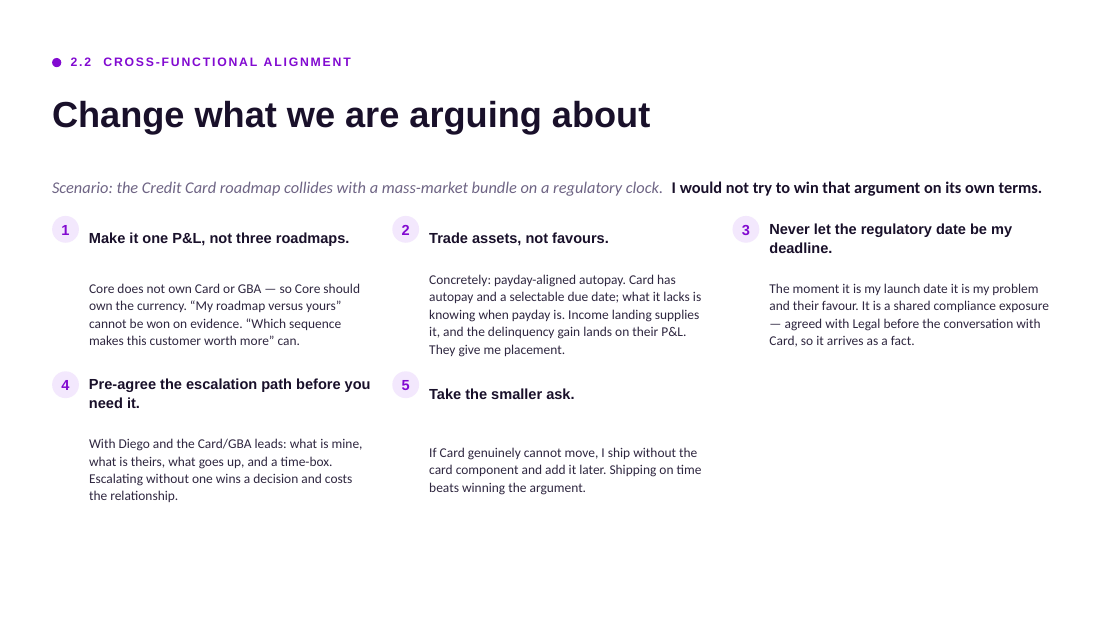
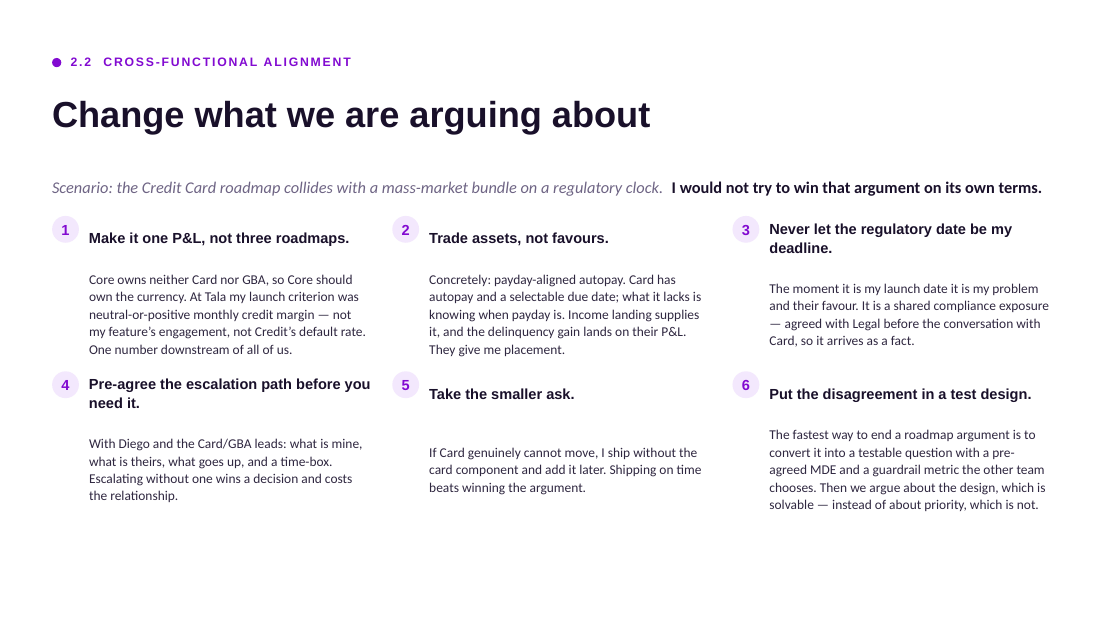
Before and after one commit to cemorr10-debug/nubank-case-prep, a slide deck: slide 13 of deck/Core_Mexico_Business_Case.pptx. Drawn at 1120x630 pixels with LibreOffice and Linux fonts; fonts in the diff are those of the drawing. Boxes give left, top, right and bottom in pixels: in the first picture for what was removed or moved away, otherwise in the second. Text is boxed around its words. In the diff, an @@ line names an element or a change of style, - is before the commit and + after.

```diff
--- a/deck/Core_Mexico_Business_Case.pptx
+++ b/deck/Core_Mexico_Business_Case.pptx
@@ text at box(89, 274, 366, 354): text changed @@
-Core does not own Card or GBA — so Core should own the currency. “My roadmap versus yours” cannot be won on evidence. “Which sequence makes this customer worth more” can.
+Core owns neither Card nor GBA, so Core should own the currency. At Tala my launch criterion was neutral-or-positive monthly credit margin — not my feature’s engagement, not Credit’s default rate. One number downstream of all of us.
@@ ellipse added at box(733, 371, 760, 398), fill #F3E8FD @@
@@ text added at box(742, 380, 750, 390), 12.5 pt, text #820AD1, bold @@
+6
@@ text added at box(769, 388, 1032, 402), 12.5 pt, text #19102A, bold @@
+Put the disagreement in a test design.
@@ text added at box(769, 429, 1045, 511), 11.5 pt, text #2F2740 @@
+The fastest way to end a roadmap argument is to convert it into a testable question with a pre-agreed MDE and a guardrail metric the other team chooses. Then we argue about the design, which is solvable — instead of about priority, which is not.
```
Also in this commit, not shown: 3 other slides changed, 3 other files.
